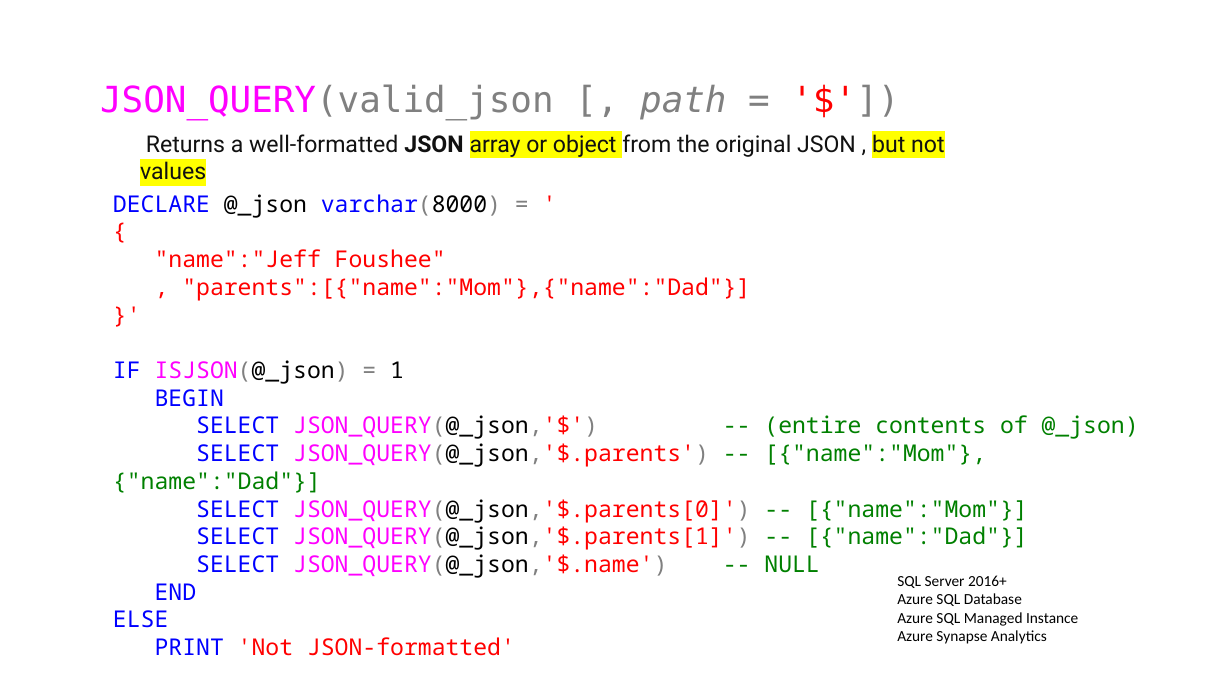
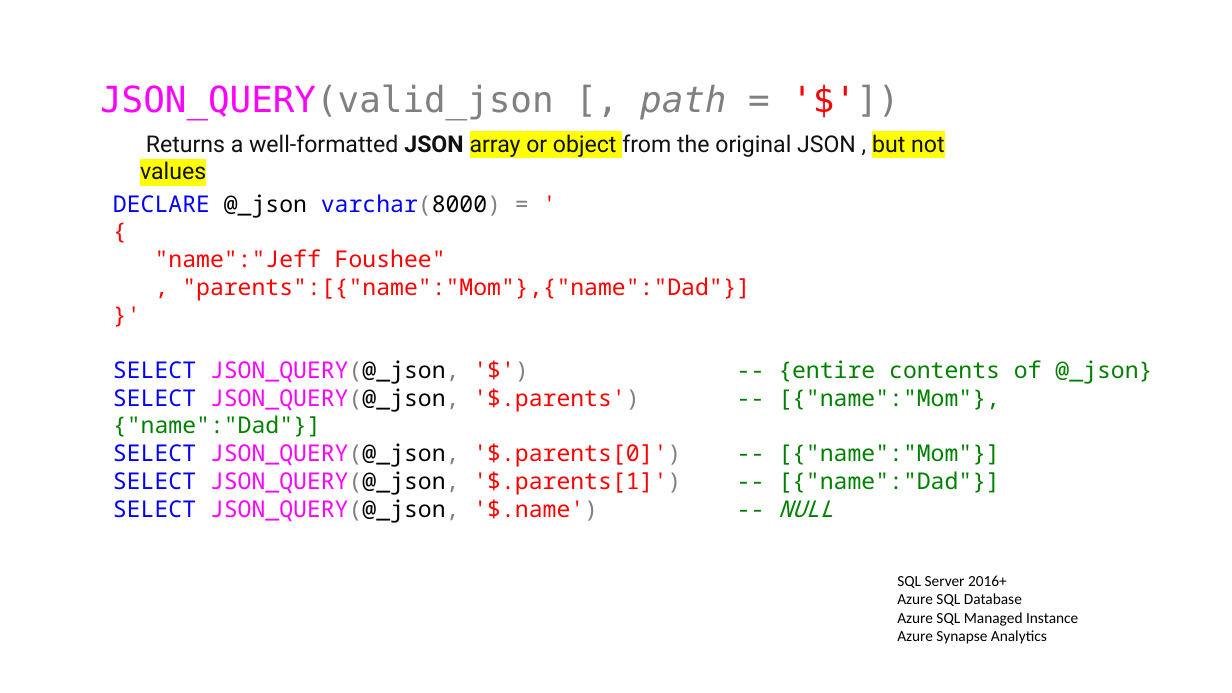
Before and after one commit to jbfoushee/MyPresentations, a slide deck: slide 39 of TSQL_JSON_Operators/TSQL_JSON_Operators.pptx (slide 29 before the commit). Drawn at 1232x693 pixels with LibreOffice and Linux fonts; fonts in the diff are those of the drawing. Boxes give left, top, right and bottom in pixels: in the first picture for what was removed or moved away, otherwise in the second. Text is boxed around its words. In the diff, an @@ line names an element or a change of style, - is before the commit and + after.

```diff
--- a/TSQL_JSON_Operators/TSQL_JSON_Operators.pptx
+++ b/TSQL_JSON_Operators/TSQL_JSON_Operators.pptx
@@ text at box(113, 360, 833, 522): text changed @@
-IF ISJSON(@_json) = 1
-BEGIN
-SELECT JSON_QUERY(@_json,'$') -- (entire contents of @_json)
-SELECT JSON_QUERY(@_json,'$.parents') -- [{"name":"Mom"},{"name":"Dad"}]
-SELECT JSON_QUERY(@_json,'$.parents[0]') -- [{"name":"Mom"}]
-SELECT JSON_QUERY(@_json,'$.parents[1]') -- [{"name":"Dad"}]
-SELECT JSON_QUERY(@_json,'$.name') -- NULL
-END
-ELSE
-PRINT 'Not JSON-formatted'
+SELECT JSON_QUERY(@_json, '$') -- {entire contents of @_json}
+SELECT JSON_QUERY(@_json, '$.parents') -- [{"name":"Mom"},{"name":"Dad"}]
+SELECT JSON_QUERY(@_json, '$.parents[0]') -- [{"name":"Mom"}]
+SELECT JSON_QUERY(@_json, '$.parents[1]') -- [{"name":"Dad"}]
+SELECT JSON_QUERY(@_json, '$.name') -- NULL
```
Also in this commit, not shown: 36 other slides changed, 33 slides added, 2 slides removed, 7 other files.
